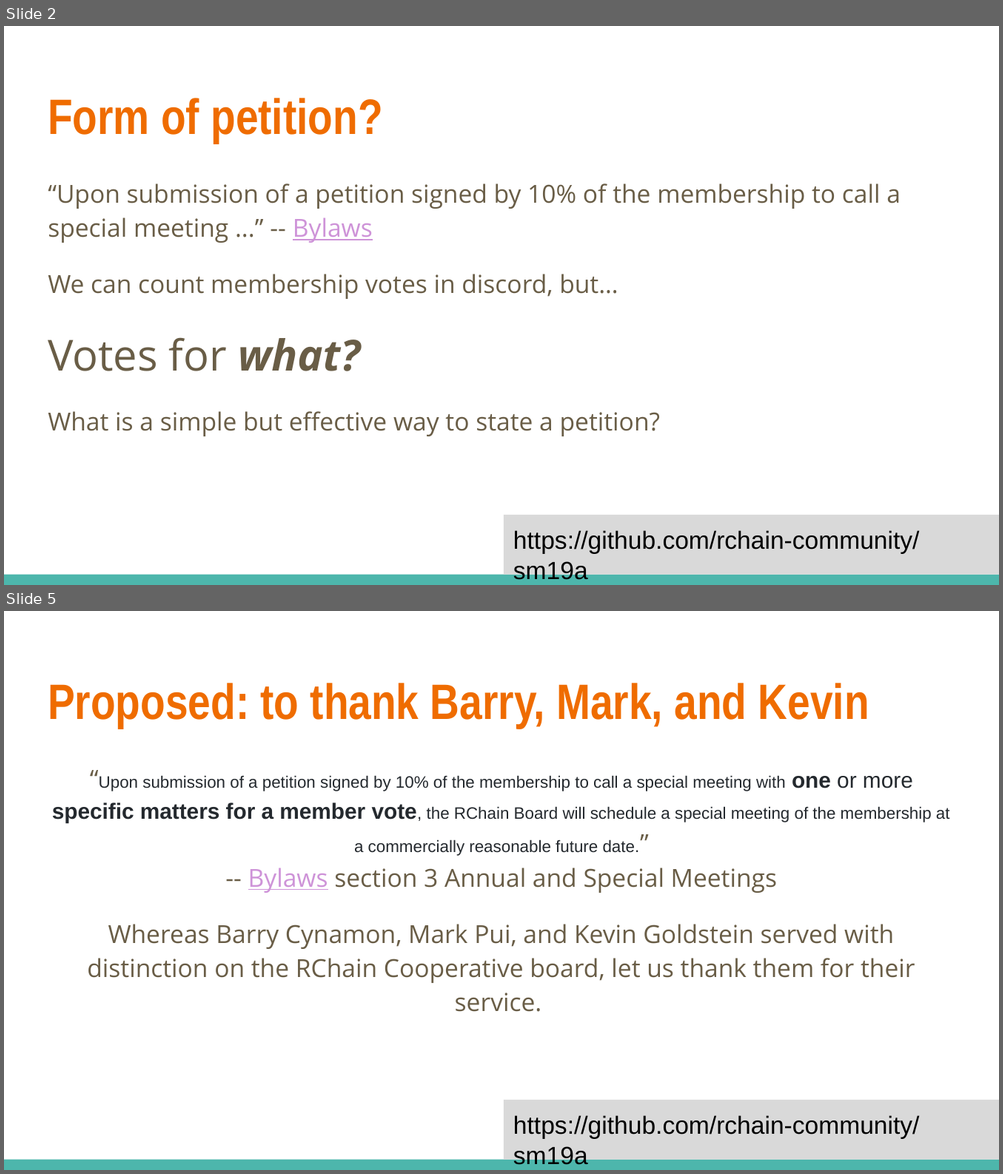
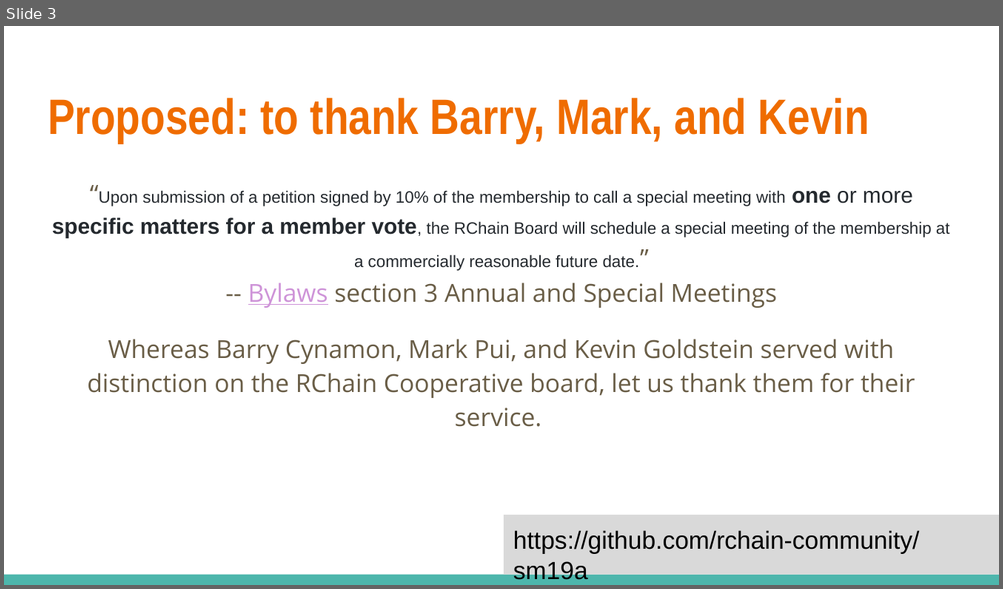
Before and after one commit to rchain-community/sm19a, a slide deck: sm19a-meeting-notes.odp. Shown one above the other, each under a label of ours: slides 2 and 5 before the commit, slide 3 after it; the slides between them are not shown. The pictures are 1003x1174 and 1003x589 pixels, drawn with LibreOffice and Linux fonts; fonts in the diff are those of the drawing. Boxes give left, top, right and bottom in pixels: in the first picture for what was removed or moved away, otherwise in the second. Text is boxed around its words. In the diff, an @@ line names an element or a change of style, - is before the commit and + after.

Commit message:
meeting slides as of May 4 session

```diff
--- a/sm19a-meeting-notes.odp
+++ b/sm19a-meeting-notes.odp
@@ slide 2 removed at [4, 26, 999, 585], background #FFFFFF; not listed: 2 template elements that a slide beside it also shows @@
@@ title removed at [48, 98, 382, 143] @@
-Form of petition?
@@ text removed at [48, 184, 900, 437] @@
-“Upon submission of a petition signed by 10% of the membership to call a special meeting ...” -- Bylaws
-We can count membership votes in discord, but…
-Votes for what?
-What is a simple but effective way to state a petition?
@@ what was slide 5 is now slide 3 @@
```
Also in this commit, not shown: 5 slides changed, 12 slides added, 2 other files.
